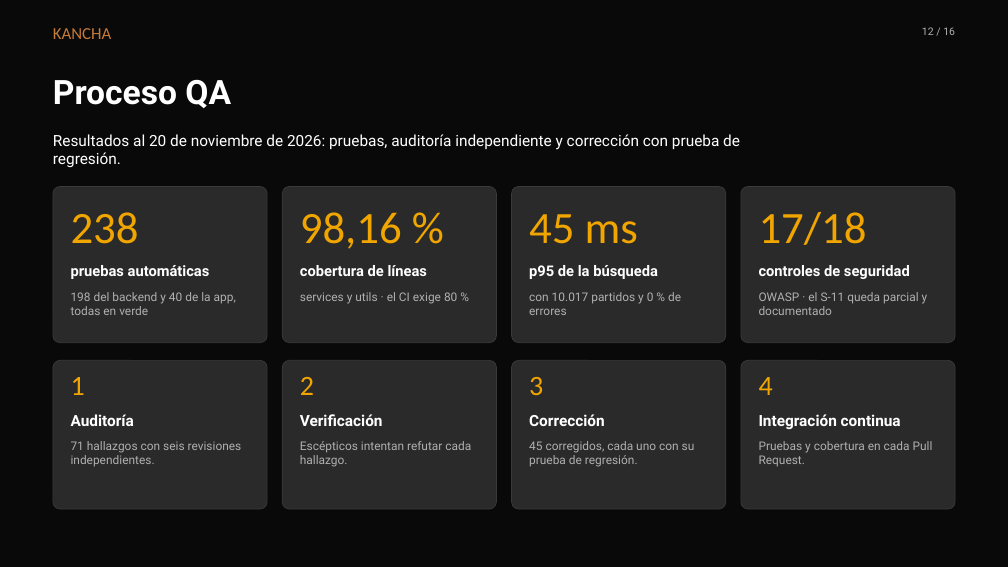
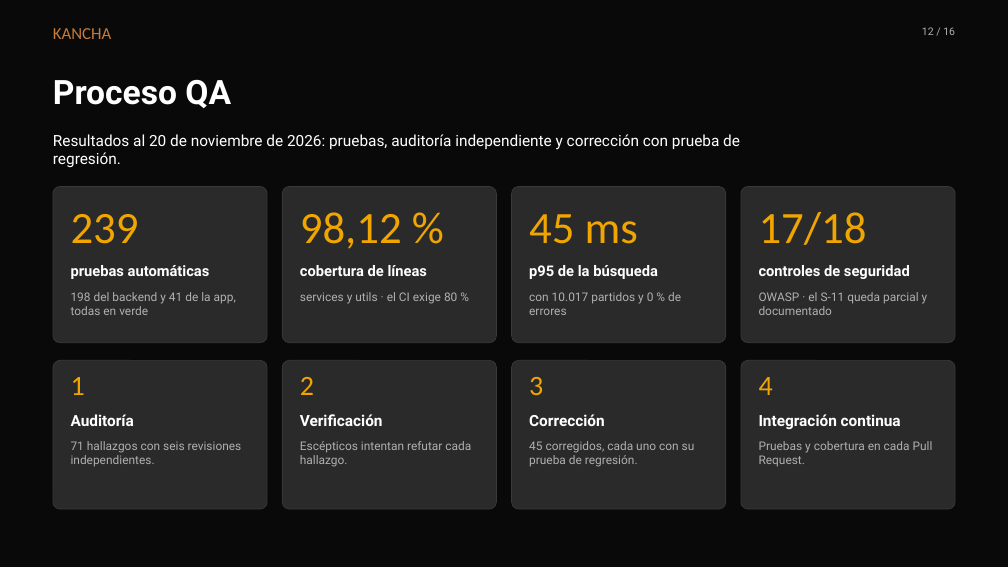
Before and after one commit to avenaaaa/KANCHA, a slide deck: slide 12 of fase-2-desarrollo/entrega/3-presentacion/Kancha_Presentacion_Fase2.pptx. Drawn at 1008x567 pixels with LibreOffice and Linux fonts; fonts in the diff are those of the drawing; background and template pictures are left out. Boxes give left, top, right and bottom in pixels: in the first picture for what was removed or moved away, otherwise in the second. Text is boxed around its words. In the diff, an @@ line names an element or a change of style, - is before the commit and + after.

```diff
--- a/fase-2-desarrollo/entrega/3-presentacion/Kancha_Presentacion_Fase2.pptx
+++ b/fase-2-desarrollo/entrega/3-presentacion/Kancha_Presentacion_Fase2.pptx
@@ text at <box>71,214,139,244</box>: text changed @@
-238
+239
@@ text at <box>300,212,402,249</box>: text changed @@
-98,16 %
+98,12 %
@@ text at <box>71,292,236,315</box>: text changed @@
-198 del backend y 40 de la app, todas en verde
+198 del backend y 41 de la app, todas en verde
```
Also in this commit, not shown: 4 other slides changed, 4 other files.
